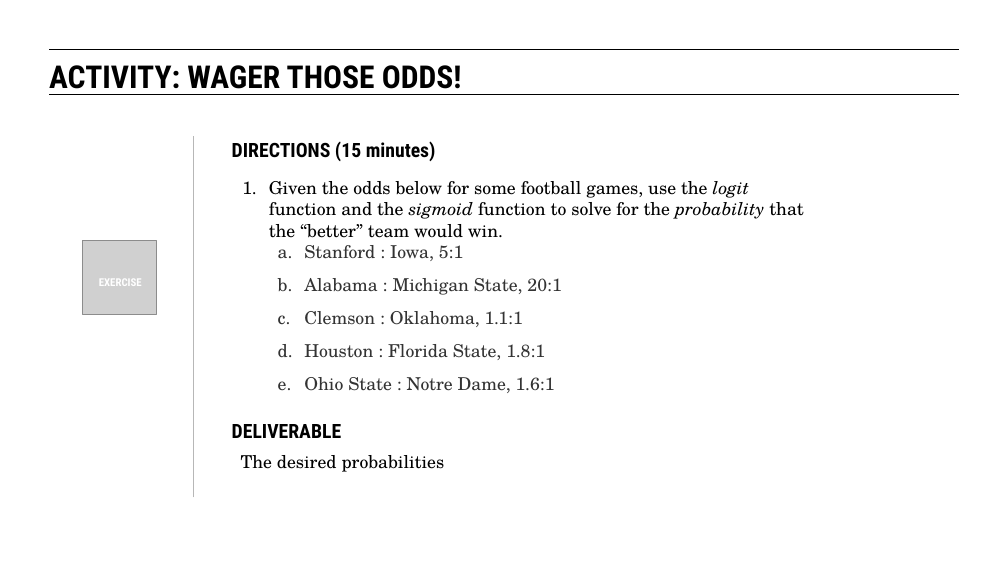
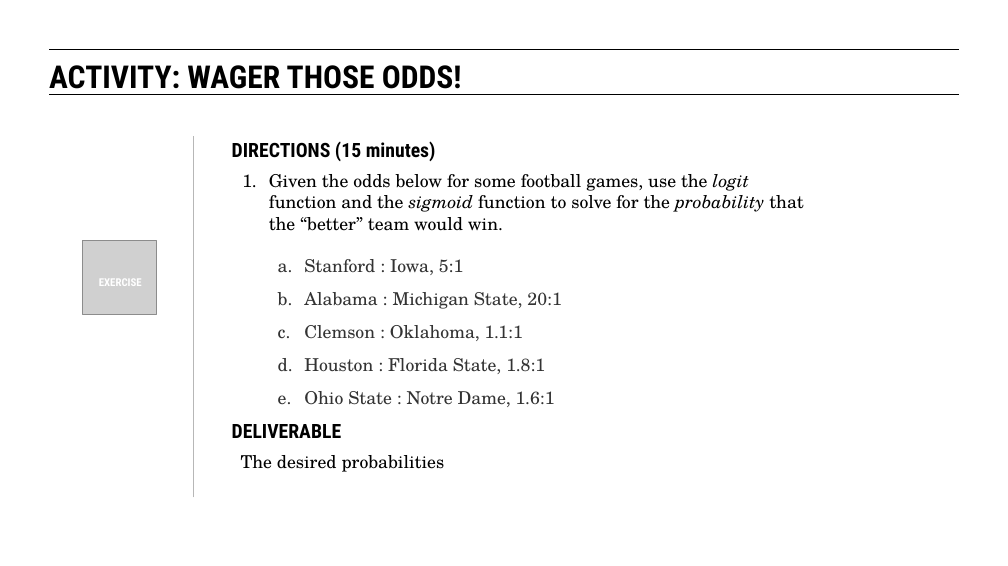
Before and after one commit to eflautt/ga-data-science, a slide deck: slide 34 of lessons/lesson-09/09-intro-to-logistic-regression.pptx (slide 32 before the commit). Drawn at 1008x566 pixels with LibreOffice and Linux fonts; fonts in the diff are those of the drawing; grey boxes stand for pictures. Boxes give left, top, right and bottom in pixels: in the first picture for what was removed or moved away, otherwise in the second. Text is boxed around its words. In the diff, an @@ line names an element or a change of style, - is before the commit and + after.

```diff
--- a/lessons/lesson-09/09-intro-to-logistic-regression.pptx
+++ b/lessons/lesson-09/09-intro-to-logistic-regression.pptx
@@ text "Given the odds below for ..." rewrapped from (269, 181, 803, 393) to (269, 174, 803, 407) @@
```
Also in this commit, not shown: 15 other slides changed, 11 slides added.
